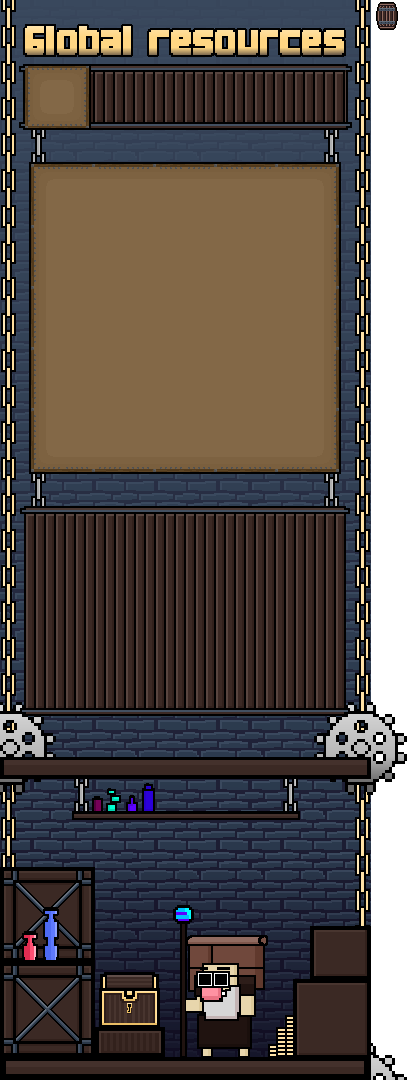
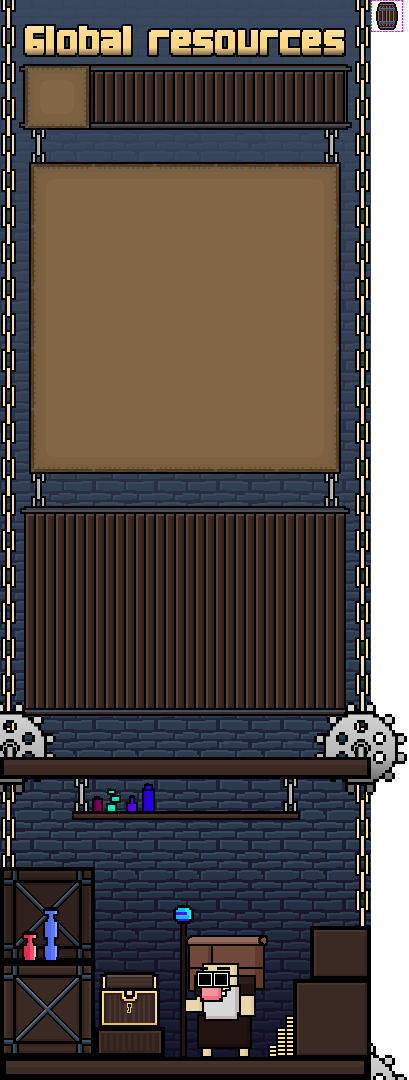
Layer changes from the first 409×1080 image to the second:
removed layer "Calque 2(collé)" over [0, 0, 403, 958]
added layer "zone_icone_global_resources" above "interface" over [371, 0, 403, 32]
added layer "interface" above "Background" over [0, 0, 403, 958]
